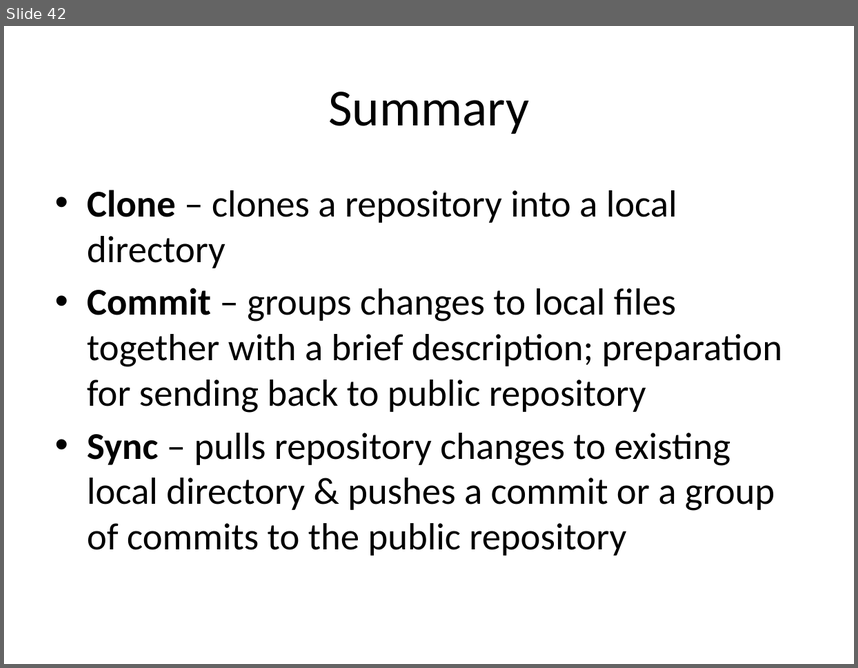
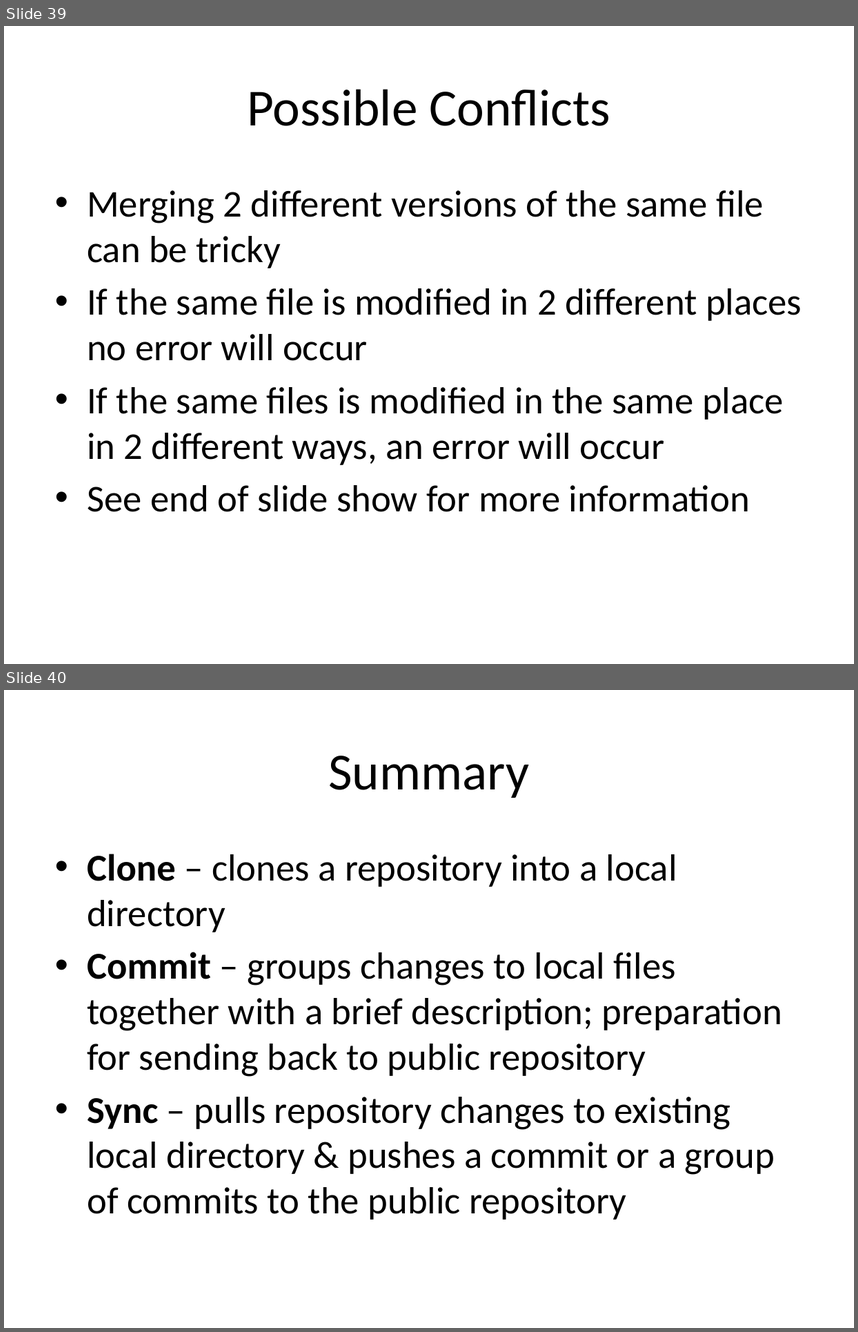
Before and after one commit to heejong/HostPC, a slide deck: Getting Started/Getting Started with Github.pptx. Shown one above the other, each under a label of ours: slide 42 before the commit, slides 39 and 40 after it. The pictures are 858x668 and 858x1332 pixels, drawn with LibreOffice and Linux fonts; fonts in the diff are those of the drawing. Boxes give left, top, right and bottom in pixels: in the first picture for what was removed or moved away, otherwise in the second. Text is boxed around its words. In the diff, an @@ line names an element or a change of style, - is before the commit and + after.

```diff
--- a/Getting Started/Getting Started with Github.pptx
+++ b/Getting Started/Getting Started with Github.pptx
@@ slide 39 added at (4,26,854,664), background #FFFFFF @@
@@ title added at (247,89,611,126), 44 pt, text #000000 @@
+Possible Conflicts
@@ text added at (87,190,802,512), 32 pt, text #000000 @@
+• Merging 2 different versions of the same file can be tricky
+• If the same file is modified in 2 different places no error will occur
+• If the same files is modified in the same place in 2 different ways, an error will occur
+• See end of slide show for more information
@@ what was slide 42 is now slide 40 @@
```
Also in this commit, not shown: 2 slides changed, 5 other slides added.
